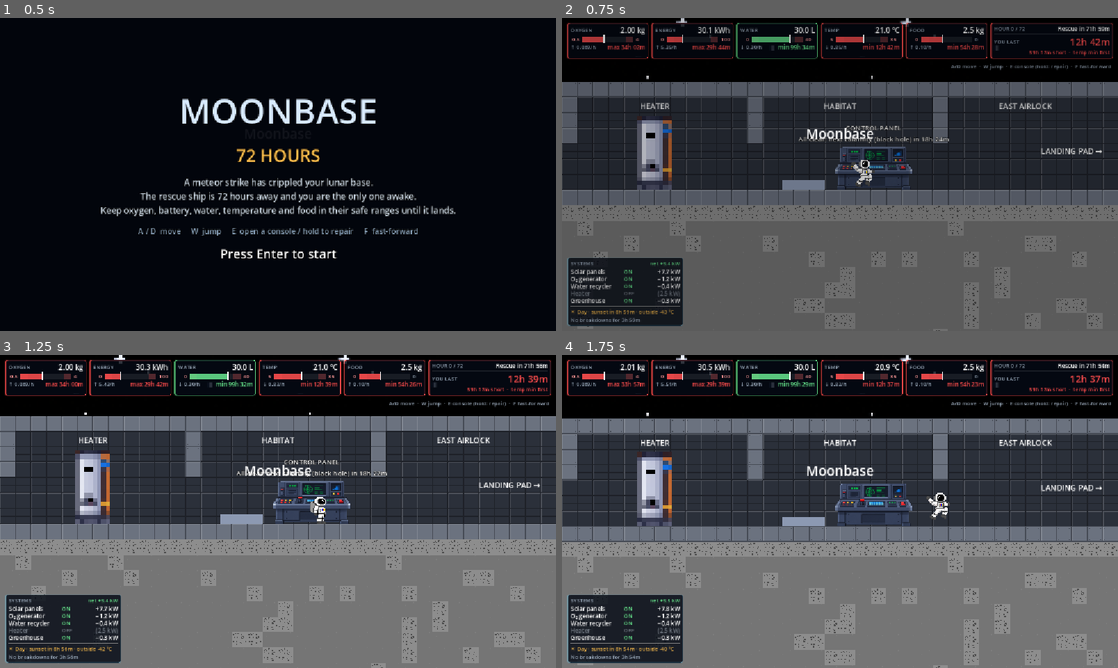
Above: before the commit, frames 1-4 (two rows, left to right).
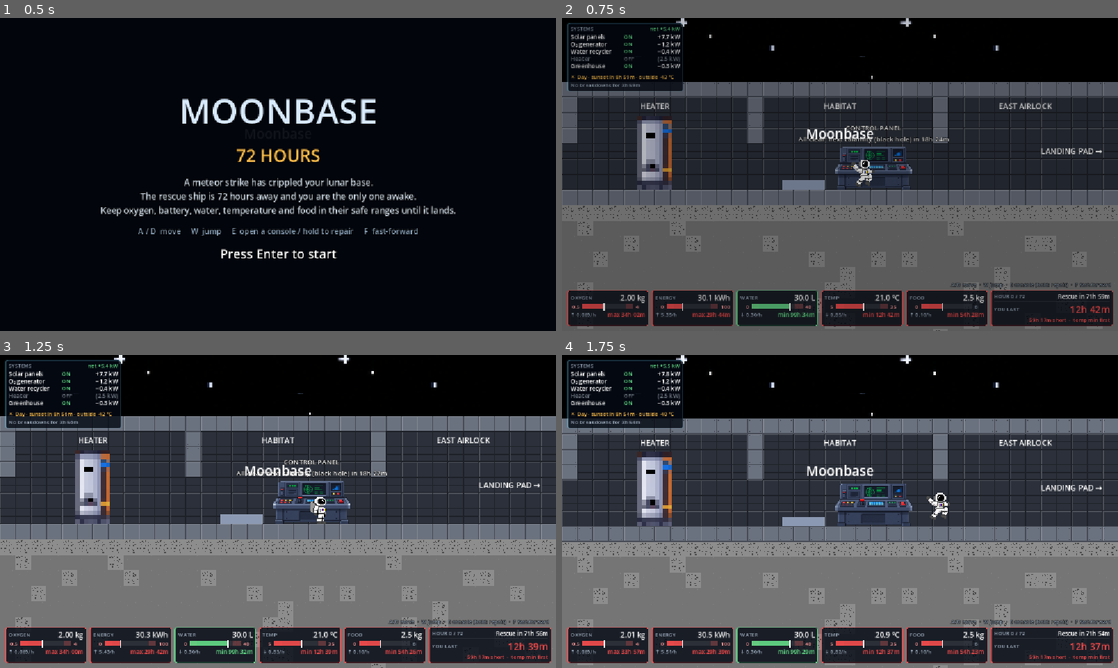
Above: after the commit, the same moments.

Repository: kushmdesai/72-Hours
Game: Godot game, scene res://scenes/main.tscn
Same seed, same stepped clock (60 frames per second), same inputs: the game is played once before the commit and once after it.
Inputs (mouse positions are in pixels of both pictures, inside the frame that each line leads up to):
- Up to frame 1 (0.5 s): no input
- Up to frame 2 (0.75 s): tap Enter (ui_accept) at 0.5 s; move the mouse to (962, 158) at 0.52 s; hold D (move_right) from 0.53 s (still down); hold E (interact) from 0.53 s (still down); click (962, 158) at 0.67 s
- Up to frame 3 (1.25 s): keep holding D (move_right); keep holding E (interact); tap W (jump) at 0.77 s
- Up to frame 4 (1.75 s): keep holding D (move_right); move the mouse to (728, 527) at 1.27 s; release E (interact) at 1.28 s; tap E (interact) at 1.35 s; tap W (jump) at 1.52 s

Frame 1 is identical in both runs. In frame 2, 16% of the frame differs, in the area x 0-100%, y 1-99%; in frame 3, 17%; in frame 4, 17%.

Commit message:
Move the HUD off the sky so calamities stay visible
The resource strip now sits along the bottom of the screen, on the ground
below the base, and the systems panel moves to the top left, so the black
hole and the alien UFO have the sky to themselves and the ice tunnels'
floor stays clear. The failure alerts move up to sit just above the strip.

Co-Authored-By: Claude Opus 5.5 (1M context) <noreply@anthropic.com>

Diff:
--- a/scripts/hud.gd
+++ b/scripts/hud.gd
@@ -319,12 +319,16 @@
 
 
 func _build() -> void:
-	# Top strip: one card per resource, then the survival card.
+	# Bottom strip: one card per resource, then the survival card. It sits on
+	# the ground below the base so the sky stays clear for the calamities.
 	var strip := HBoxContainer.new()
+	strip.anchor_top = 1.0
 	strip.anchor_right = 1.0
+	strip.anchor_bottom = 1.0
+	strip.grow_vertical = Control.GROW_DIRECTION_BEGIN
 	strip.offset_left = 10
 	strip.offset_right = -10
-	strip.offset_top = 10
+	strip.offset_bottom = -10
 	strip.add_theme_constant_override("separation", 6)
 	strip.mouse_filter = Control.MOUSE_FILTER_IGNORE
 	add_child(strip)
@@ -371,25 +375,26 @@
 	_verdict_label.horizontal_alignment = HORIZONTAL_ALIGNMENT_RIGHT
 	box.add_child(_verdict_label)
 
-	# Controls: one quiet line under the strip, right side.
+	# Controls: one quiet line above the strip, right side.
 	var keys := _label("A/D move  ·  W jump  ·  E console (hold: repair)  ·  F fast-forward", 11, COLOR_DIM)
 	keys.anchor_left = 1.0
 	keys.anchor_right = 1.0
+	keys.anchor_top = 1.0
+	keys.anchor_bottom = 1.0
 	keys.grow_horizontal = Control.GROW_DIRECTION_BEGIN
+	keys.grow_vertical = Control.GROW_DIRECTION_BEGIN
 	keys.offset_right = -14
-	keys.offset_top = 92
+	keys.offset_bottom = -88
 	keys.horizontal_alignment = HORIZONTAL_ALIGNMENT_RIGHT
 	keys.add_theme_color_override("font_outline_color", Color.BLACK)
 	keys.add_theme_constant_override("outline_size", 3)
 	add_child(keys)
 
-	# Systems and power, bottom left.
+	# Systems and power, top left in the sky (the calamities appear further
+	# right, and this keeps the tunnels' floor clear).
 	_systems_panel = _panel()
-	_systems_panel.anchor_top = 1.0
-	_systems_panel.anchor_bottom = 1.0
-	_systems_panel.grow_vertical = Control.GROW_DIRECTION_BEGIN
 	_systems_panel.offset_left = 10
-	_systems_panel.offset_bottom = -10
+	_systems_panel.offset_top = 10
 	add_child(_systems_panel)
 	var sbox := VBoxContainer.new()
 	sbox.add_theme_constant_override("separation", 1)
--- a/scripts/systems_controller.gd
+++ b/scripts/systems_controller.gd
@@ -513,8 +513,9 @@
 	_alert.anchor_right = 1.0
 	_alert.anchor_top = 1.0
 	_alert.anchor_bottom = 1.0
-	_alert.offset_top = -90.0
-	_alert.offset_bottom = -12.0
+	# Above the HUD's resource strip along the bottom of the screen.
+	_alert.offset_top = -196.0
+	_alert.offset_bottom = -106.0
 	_alert.grow_vertical = Control.GROW_DIRECTION_BEGIN
 	_alert.vertical_alignment = VERTICAL_ALIGNMENT_BOTTOM
 	_alert.horizontal_alignment = HORIZONTAL_ALIGNMENT_CENTER
